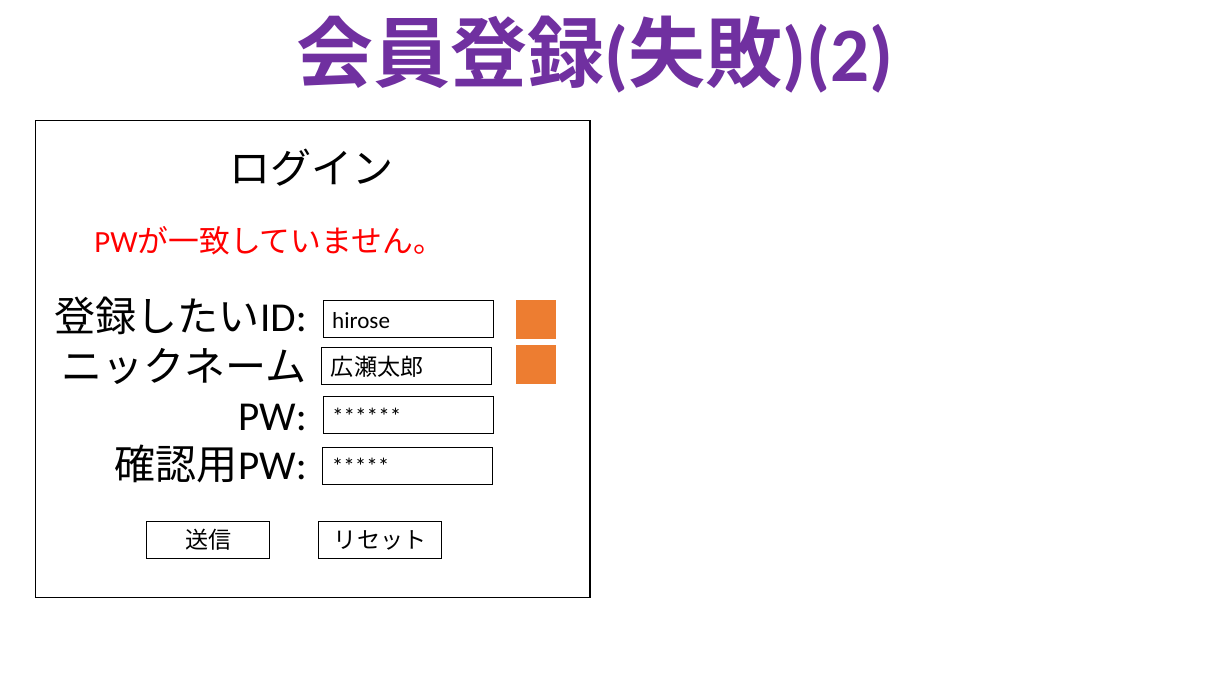
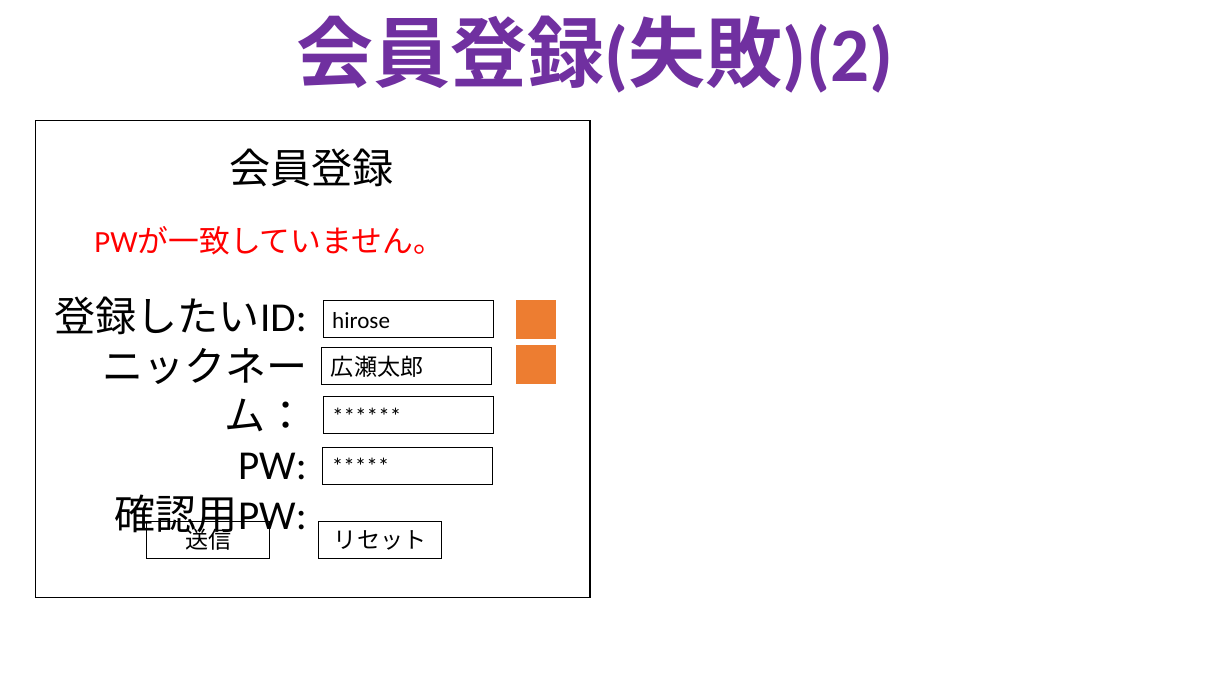
Before and after one commit to TakanoriOnuma/WebApplication, a slide deck: slide 4 of design/HTMLページ設計.pptx. Drawn at 1232x693 pixels with LibreOffice and Linux fonts; fonts in the diff are those of the drawing. Boxes give left, top, right and bottom in pixels: in the first picture for what was removed or moved away, otherwise in the second. Text is boxed around its words. In the diff, an @@ line names an element or a change of style, - is before the commit and + after.

Commit message:
ページの名前を修正
会員登録のページなのになぜかログインと書かれていたため、
そこを修正した。

```diff
--- a/design/HTMLページ設計.pptx
+++ b/design/HTMLページ設計.pptx
@@ text at [229, 148, 393, 187]: text changed @@
-ログイン
+会員登録
@@ text at [103, 348, 308, 431]: text changed @@
-ニックネーム
+ニックネーム：
```
Also in this commit, not shown: 2 other slides changed.
